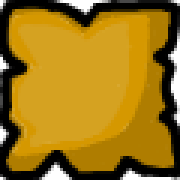
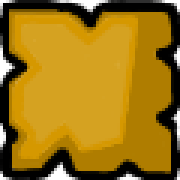
Layer changes from the first 180×180 image to the second:
painted on "Фон" over (0, 0, 180, 180)
painted on "Звук" over (3, 3, 177, 177)
